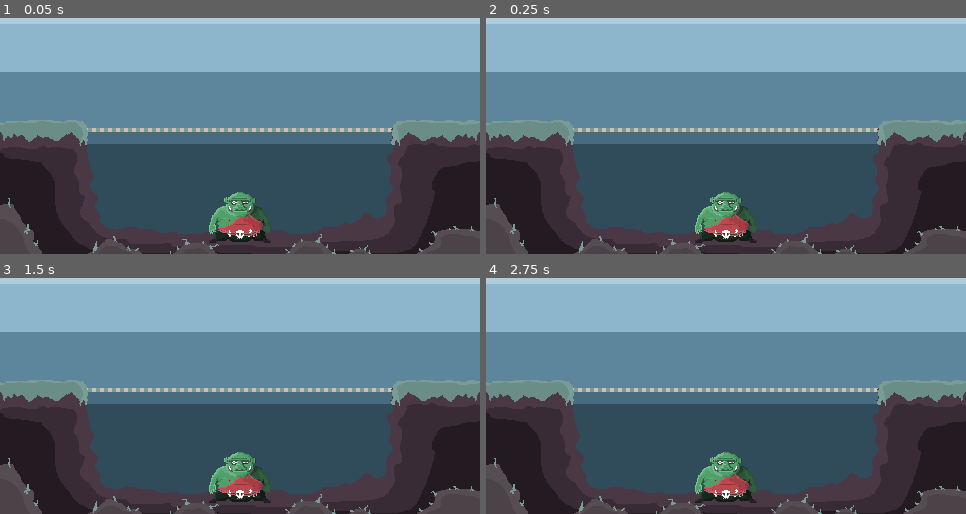
Above: before the commit, frames 1-4 (two rows, left to right).
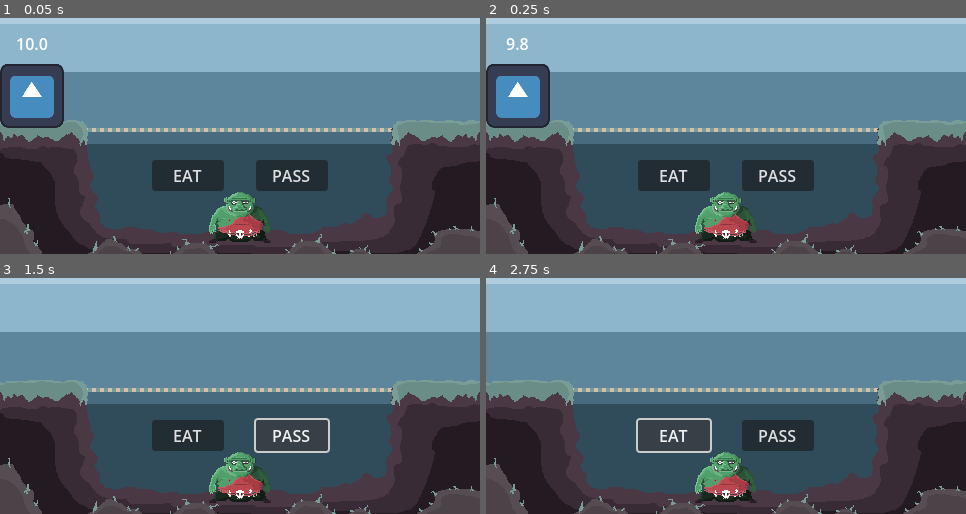
Above: after the commit, the same moments.

Repository: DonnieConradie/troll-toll-inc
Game: Godot game, scene res://main.tscn
Two runs of this game, one before a commit and one after it. Both use one fixed random seed, a clock stepped at 60 frames per second and the inputs below. Before the commit the project has no main scene; this scene is started directly in both runs. The engine's default icon, where the game draws it, is replaced by a stand-in: a white triangle on a blue panel in a dark square.
Inputs (mouse positions are in pixels of both pictures, inside the frame that each line leads up to):
- Up to frame 1 (0.05 s): no input
- Up to frame 2 (0.25 s): no input
- Up to frame 3 (1.5 s): click (187, 436) at 0.5 s, where only the run after the commit has a clickable "EAT"; click (292, 436) at 1.25 s, where only the run after the commit has a clickable "PASS"
- Up to frame 4 (2.75 s): click (673, 436) at 2 s, where only the run after the commit has a clickable "EAT"

The runs differ from the first frame. In frame 1, 7.6% of the frame differs, in the area x 0-69%, y 8-74%; in frame 2, 7.6%; in frame 3, 2.6%; in frame 4, 2.5%.

Commit message:
Phase 2: Implemented core EAT/PASS button functionality

Diff:
--- /dev/null
+++ b/trolltollinc/bridge_goer.gd
@@ -0,0 +1,42 @@
+# BridgeGoer.gd
+extends CharacterBody2D
+
+# --- Signals ---
+# This signal will be emitted when the timer runs out.
+signal time_ran_out
+
+# --- Components ---
+# We link the nodes from the scene tree to variables in our script.
+@onready var sprite = $Sprite2D
+@onready var timer = $Timer
+@onready var timer_label = $Label
+
+# --- Properties ---
+# How long this character will wait on the bridge.
+var wait_duration = 10.0
+
+func _ready():
+	# Configure the timer when the scene starts.
+	timer.wait_time = wait_duration
+	timer.one_shot = true # It only runs once.
+	# Connect the timer's "timeout" signal to a function we will create.
+	timer.timeout.connect(on_timer_timeout)
+
+	# Start the timer!
+	timer.start()
+
+	# Set the initial text for the label.
+	timer_label.text = str(wait_duration)
+
+func _process(delta):
+	# This function runs every frame. We'll update the label here.
+	# `%.1f` formats the number to show only one decimal place.
+	timer_label.text = "%.1f" % timer.time_left
+
+# This function is called automatically when the Timer node finishes.
+func on_timer_timeout():
+	print("Timer ran out! The character should leave now.")
+	# We emit our custom signal to let the Main scene know what happened.
+	time_ran_out.emit()
+	# Remove the character from the game.
+	queue_free()
--- /dev/null
+++ b/trolltollinc/bridge_goer.tscn
@@ -0,0 +1,22 @@
+[gd_scene load_steps=3 format=3 uid="uid://dtxkods0rn5sr"]
+
+[ext_resource type="Script" uid="uid://camgs5n1477cn" path="res://bridge_goer.gd" id="1_5gy0k"]
+[ext_resource type="Texture2D" uid="uid://bvyuj1f1y5wxl" path="res://icon.svg" id="1_f5jpr"]
+
+[node name="BridgeGoer" type="CharacterBody2D"]
+script = ExtResource("1_5gy0k")
+
+[node name="Sprite2D" type="Sprite2D" parent="."]
+scale = Vector2(0.5, 0.5)
+texture = ExtResource("1_f5jpr")
+
+[node name="Timer" type="Timer" parent="."]
+
+[node name="Label" type="Label" parent="."]
+offset_left = -32.0
+offset_top = -72.0
+offset_right = 32.0
+offset_bottom = -33.0
+text = "10"
+horizontal_alignment = 1
+vertical_alignment = 1
--- /dev/null
+++ b/trolltollinc/main.gd
@@ -0,0 +1,35 @@
+# Main.gd
+extends Node2D
+
+# --- Components ---
+@onready var spawn_point = $SpawnPoint
+@onready var troll = $Troll # Get a reference to our Troll node.
+
+# --- UI Components ---
+# We need to get the buttons from the CanvasLayer.
+@onready var eat_button = $CanvasLayer/EatButton
+@onready var pass_button = $CanvasLayer/PassButton
+
+# --- Scene Preloads ---
+const BRIDGE_GOER_SCENE = preload("res://bridge_goer.tscn")
+
+func _ready():
+	# --- Connect Signals ---
+	# Connect the "pressed" signal from each button to the troll's functions.
+	# When EatButton is pressed, it will call the troll's on_eat_pressed function.
+	eat_button.pressed.connect(troll.on_eat_pressed)
+	# When PassButton is pressed, it will call the troll's on_pass_pressed function.
+	pass_button.pressed.connect(troll.on_pass_pressed)
+
+	# Spawn the first character.
+	spawn_character()
+
+func spawn_character():
+	print("Spawning a new character...")
+	var new_goer = BRIDGE_GOER_SCENE.instantiate()
+	new_goer.position = spawn_point.position
+	add_child(new_goer)
+
+	# --- CRITICAL STEP ---
+	# Tell the troll about the new character!
+	troll.set_target(new_goer)
--- a/trolltollinc/main.tscn
+++ b/trolltollinc/main.tscn
@@ -1,11 +1,14 @@
-[gd_scene load_steps=5 format=3 uid="uid://c480mvl7wq6rl"]
+[gd_scene load_steps=7 format=3 uid="uid://c480mvl7wq6rl"]
 
 [ext_resource type="Texture2D" uid="uid://cu2d1kysebxbu" path="res://assets/visual/Bridge_01.png" id="1_0xm2m"]
+[ext_resource type="Script" uid="uid://gbv1yeif4hmx" path="res://main.gd" id="1_lquwl"]
 [ext_resource type="Texture2D" uid="uid://bonm2orkpv5g" path="res://assets/visual/Ground_01.png" id="2_1bvp3"]
 [ext_resource type="Texture2D" uid="uid://ds2fsbkwkj6sg" path="res://assets/visual/Foreground_01.png" id="3_1bvp3"]
 [ext_resource type="Texture2D" uid="uid://iucvxpb2i2yu" path="res://assets/visual/Troll_02.png" id="4_lquwl"]
+[ext_resource type="Script" uid="uid://dtunhkn6upjgf" path="res://troll.gd" id="6_7mycd"]
 
 [node name="Main" type="Node2D"]
+script = ExtResource("1_lquwl")
 
 [node name="Background" type="ColorRect" parent="."]
 offset_right = 480.0
@@ -51,3 +54,30 @@
 texture_filter = 1
 position = Vector2(240, 232)
 texture = ExtResource("4_lquwl")
+script = ExtResource("6_7mycd")
+
+[node name="SpawnPoint" type="Marker2D" parent="."]
+position = Vector2(32, 112)
+
+[node name="CanvasLayer" type="CanvasLayer" parent="."]
+
+[node name="EatButton" type="Button" parent="CanvasLayer"]
+anchors_preset = 8
+anchor_left = 0.5
+anchor_top = 0.5
+anchor_right = 0.5
+anchor_bottom = 0.5
+offset_left = -88.0
+offset_top = 41.0
+offset_right = -16.0
+offset_bottom = 72.0
+grow_horizontal = 2
+grow_vertical = 2
+text = "EAT"
+
+[node name="PassButton" type="Button" parent="CanvasLayer"]
+offset_left = 256.0
+offset_top = 176.0
+offset_right = 328.0
+offset_bottom = 207.0
+text = "PASS"
--- a/trolltollinc/project.godot
+++ b/trolltollinc/project.godot
@@ -11,6 +11,7 @@
 [application]
 
 config/name="TrollTollInc"
+run/main_scene="uid://c480mvl7wq6rl"
 config/features=PackedStringArray("4.4", "GL Compatibility")
 config/icon="res://icon.svg"
 
--- /dev/null
+++ b/trolltollinc/troll.gd
@@ -0,0 +1,27 @@
+# Troll.gd
+extends Sprite2D
+
+# This will hold a reference to the current character on the bridge.
+var current_target = null
+
+# This function will be called by the Main script to tell the troll who to target.
+func set_target(bridge_goer):
+	current_target = bridge_goer
+	print("Troll has a new target: ", current_target.name)
+
+# This is the function the EAT button will call.
+func on_eat_pressed():
+	# First, check if there is actually a target.
+	if current_target:
+		print("ATE ", current_target.name)
+		# Destroy the target.
+		current_target.queue_free()
+		# Clear the target so we can't eat them again.
+		current_target = null
+
+# This is the function the PASS button will call.
+func on_pass_pressed():
+	if current_target:
+		print("PASSED ", current_target.name)
+		current_target.queue_free()
+		current_target = null
Not shown, added: trolltollinc/bridge_goer.gd.uid
Not shown, added: trolltollinc/main.gd.uid
Not shown, added: trolltollinc/troll.gd.uid
